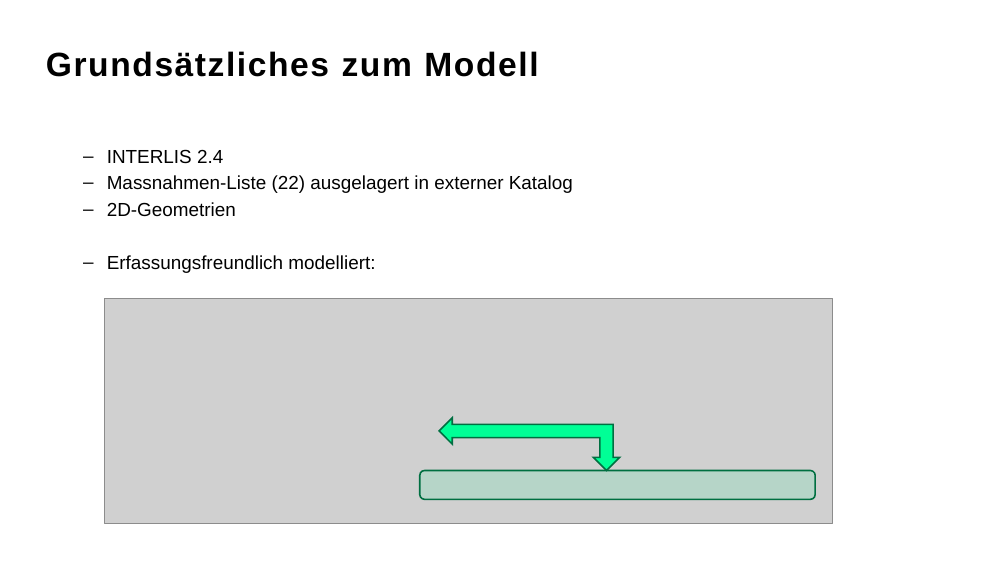
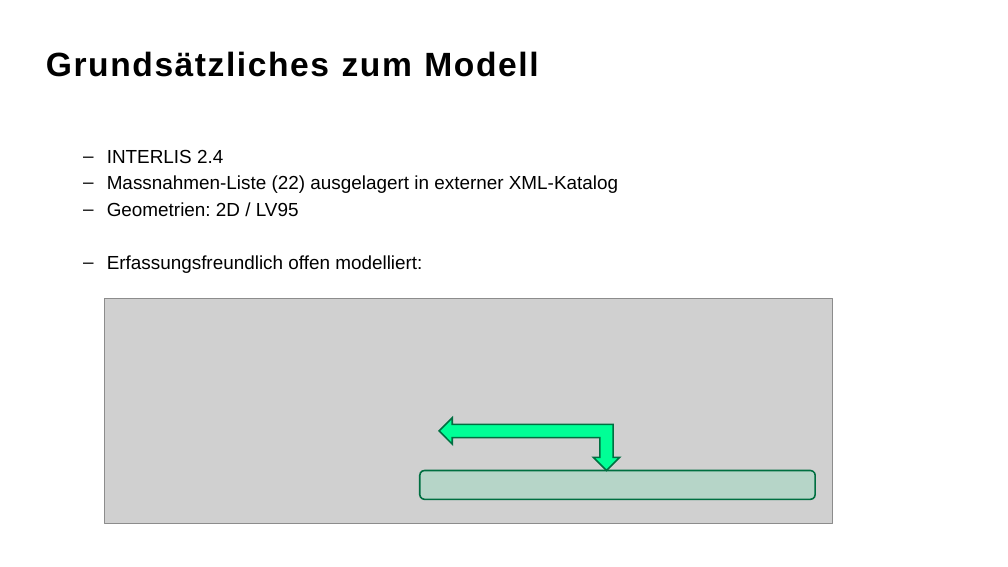
Before and after one commit to blw-ofag-ufag/Kulturflaechen, a slide deck: slide 2 of MGDM153.4.pptx. Drawn at 1008x567 pixels with LibreOffice and Linux fonts; fonts in the diff are those of the drawing; grey boxes stand for pictures; background and template pictures are left out. Boxes give left, top, right and bottom in pixels: in the first picture for what was removed or moved away, otherwise in the second. Text is boxed around its words. In the diff, an @@ line names an element or a change of style, - is before the commit and + after.

```diff
--- a/MGDM153.4.pptx
+++ b/MGDM153.4.pptx
@@ text at (107, 175, 618, 273): text changed @@
-  – Massnahmen-Liste (22) ausgelagert in externer Katalog
-  – 2D-Geometrien
-  – Erfassungsfreundlich modelliert:
+  – Massnahmen-Liste (22) ausgelagert in externer XML-Katalog
+  – Geometrien: 2D / LV95
+  – Erfassungsfreundlich offen modelliert:
```
Also in this commit, not shown: 1 other slide changed, 10 other files.
